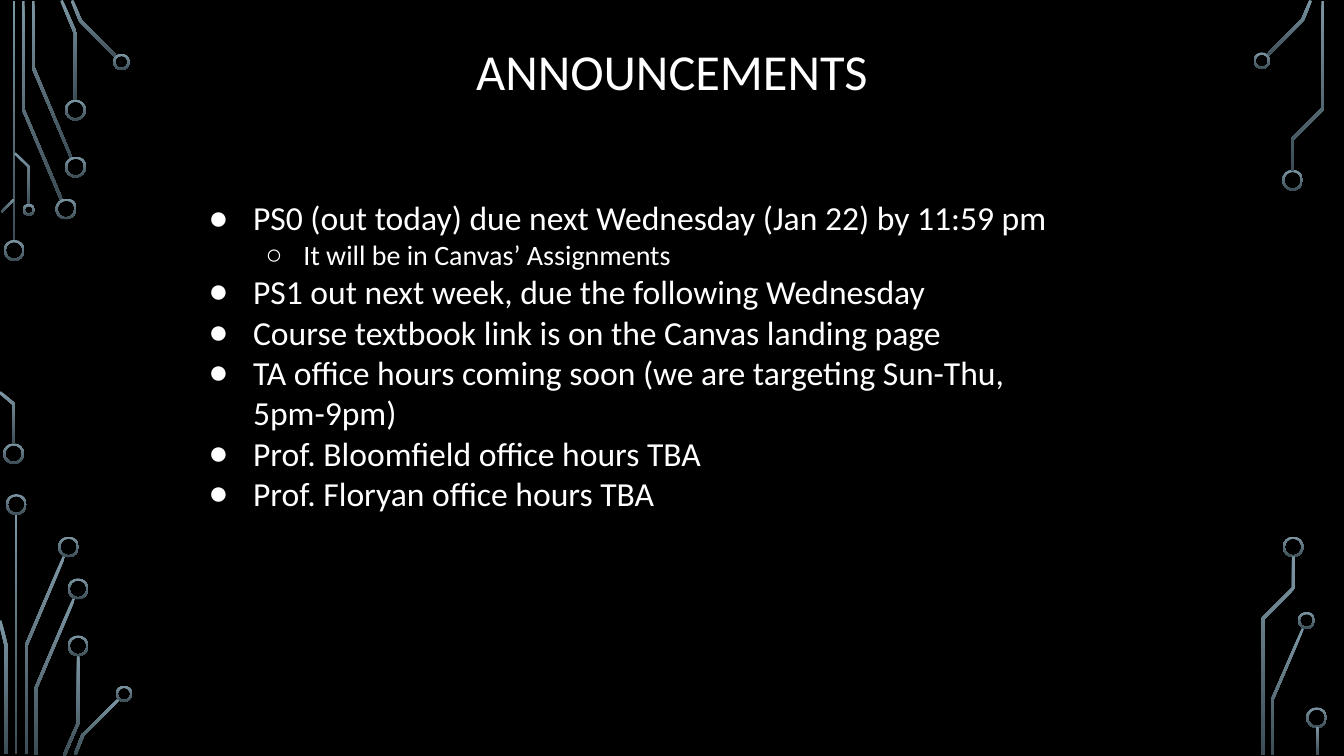
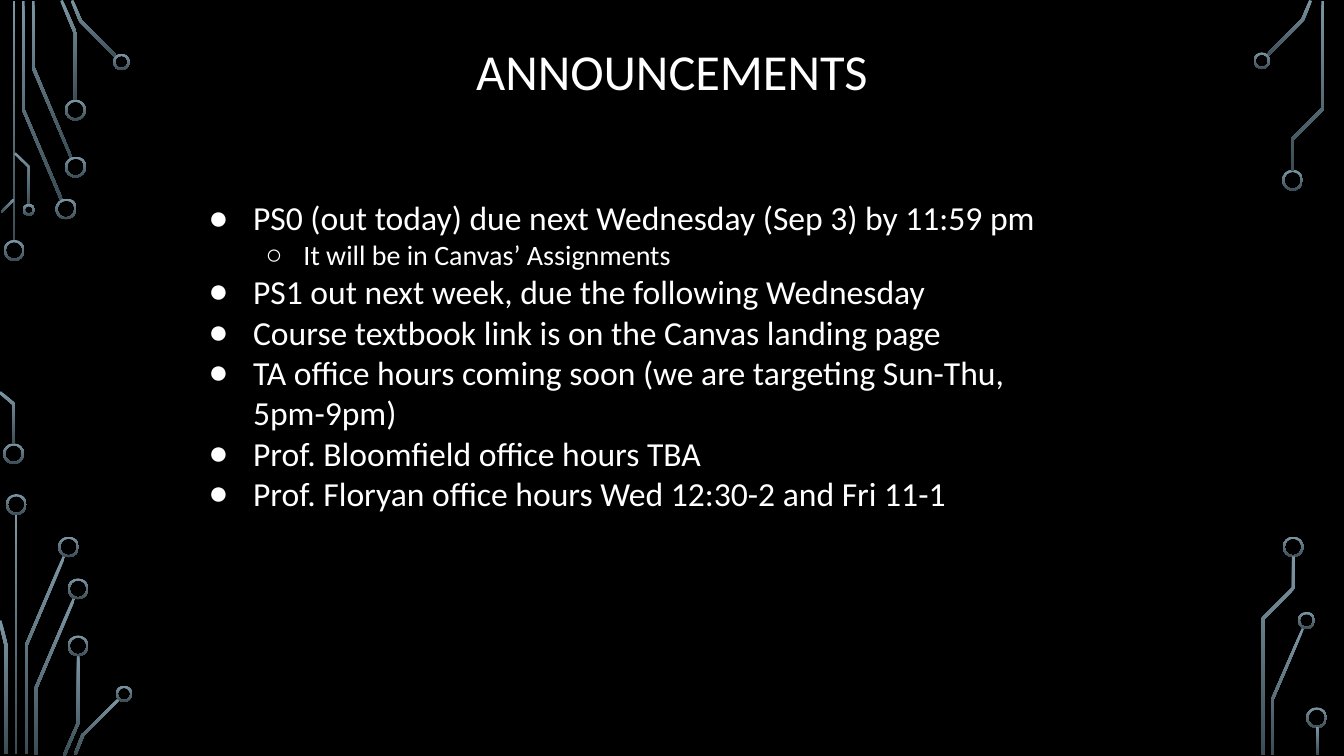
Before and after one commit to markfloryan/dsa2, a slide deck: slide 2 of slides/00-Review.pptx. Drawn at 1344x756 pixels with LibreOffice and Linux fonts; fonts in the diff are those of the drawing; background and template pictures are left out. Boxes give left, top, right and bottom in pixels: in the first picture for what was removed or moved away, otherwise in the second. Text is boxed around its words. In the diff, an @@ line names an element or a change of style, - is before the commit and + after.

```diff
--- a/slides/00-Review.pptx
+++ b/slides/00-Review.pptx
@@ text at <box>253,205,1034,236</box>: text changed @@
-● PS0 (out today) due next Wednesday (Jan 22) by 11:59 pm
+● PS0 (out today) due next Wednesday (Sep 3) by 11:59 pm
@@ text at <box>253,482,945,512</box>: text changed @@
-● Prof. Floryan office hours TBA
+● Prof. Floryan office hours Wed 12:30-2 and Fri 11-1
```
Also in this commit, not shown: 11 other slides changed, 13 other files.
